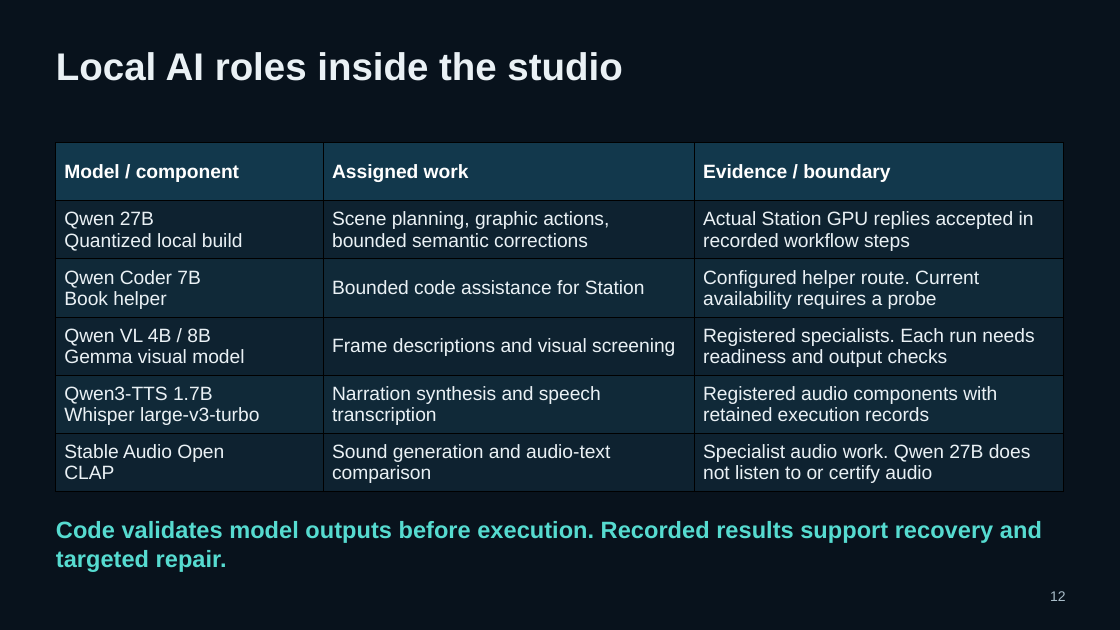
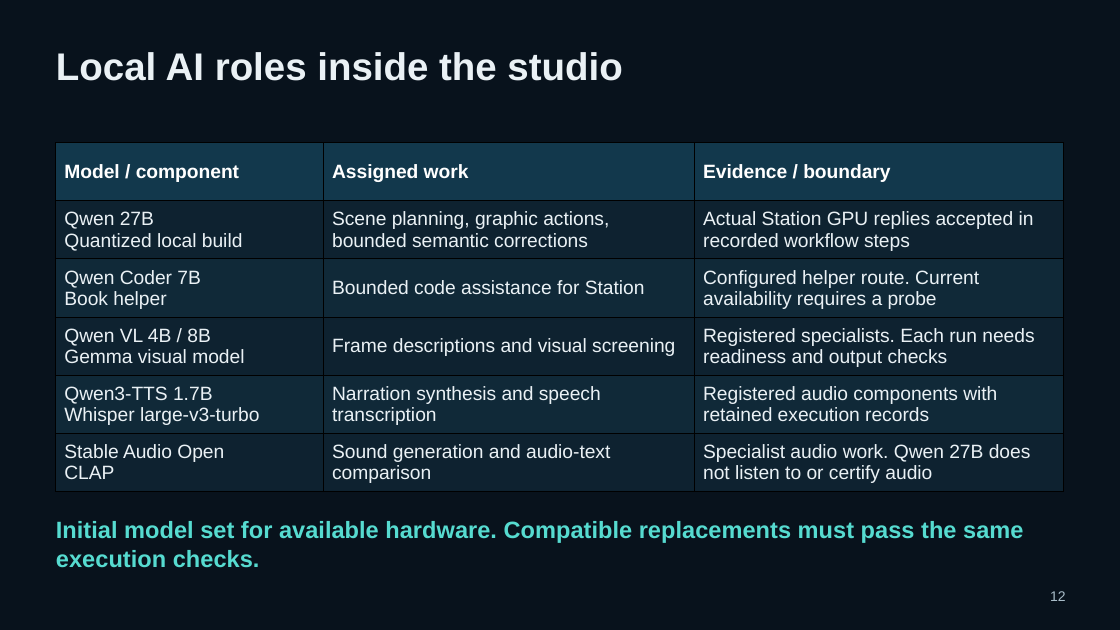
Before and after one commit to pavlichuckcrypt-maker/Vantemio, a slide deck: slide 12 of docs/pitch/Vantemio_Presentation_2026-10-05.pptx. Drawn at 1120x630 pixels with LibreOffice and Linux fonts; fonts in the diff are those of the drawing. Boxes give left, top, right and bottom in pixels: in the first picture for what was removed or moved away, otherwise in the second. Text is boxed around its words. In the diff, an @@ line names an element or a change of style, - is before the commit and + after.

Commit message:
Clarify replaceable models and hardware-dependent AI configuration

```diff
--- a/docs/pitch/Vantemio_Presentation_2026-10-05.pptx
+++ b/docs/pitch/Vantemio_Presentation_2026-10-05.pptx
@@ text at box(56, 521, 1023, 568): text changed @@
-Code validates model outputs before execution. Recorded results support recovery and targeted repair.
+Initial model set for available hardware. Compatible replacements must pass the same execution checks.
```
Also in this commit, not shown: 1 other slide changed, 2 other files.
